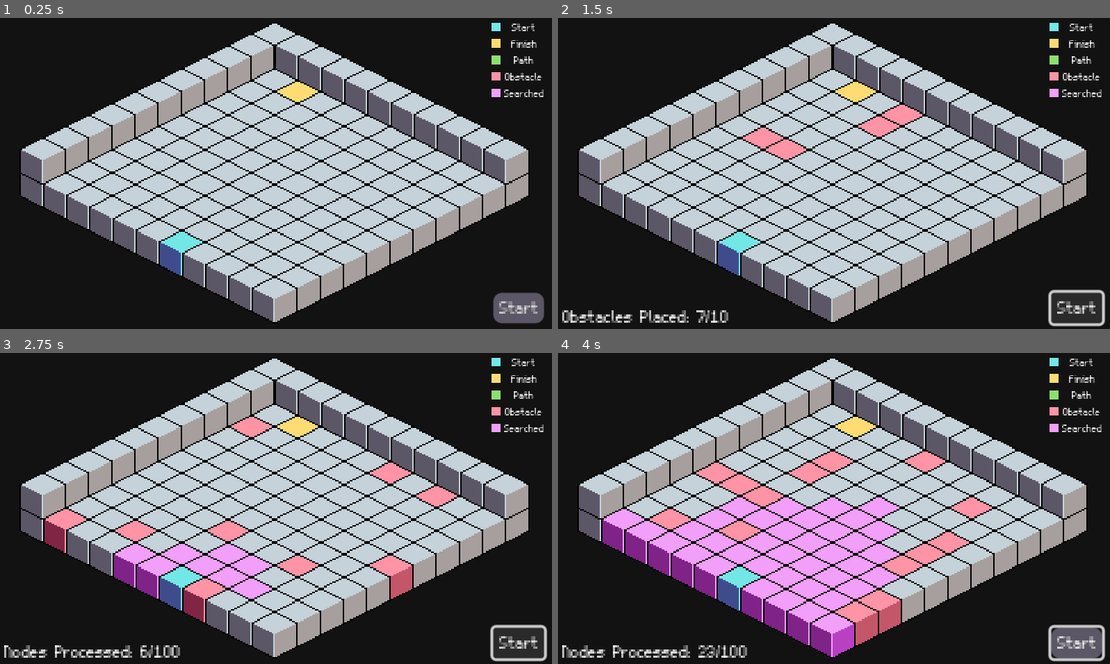
Above: before the commit, frames 1-4 (two rows, left to right).
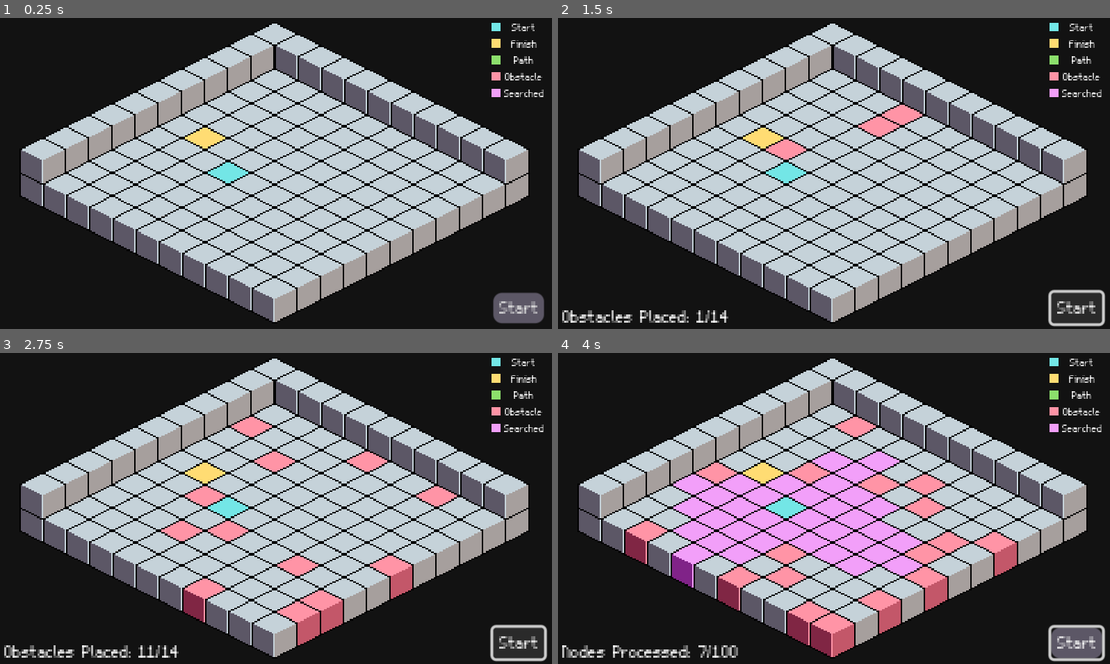
Above: after the commit, the same moments.

Repository: COMP359/Godot-Grassfire-Simulator
Game: Godot game, scene res://scenes/main.tscn
Same seed, same stepped clock (60 frames per second), same inputs: the game is played once before the commit and once after it.
Inputs (mouse positions are in pixels of both pictures, inside the frame that each line leads up to):
- Up to frame 1 (0.25 s): no input
- Up to frame 2 (1.5 s): click "Start" at 0.5 s; click "Start" at 1.25 s
- Up to frame 3 (2.75 s): click "Start" at 2 s
- Up to frame 4 (4 s): tap Enter at 2.75 s; move the mouse to (955, 492) at 2.77 s; hold Shift 2.78-3.5 s; click (955, 492) at 2.92 s; drag from (723, 524) to (806, 570) at 3.52 s

The runs differ from the first frame. In frame 1, 1.4% of the frame differs, in the area x 28-58%, y 20-83%; in frame 2, 1.5%; in frame 3, 8.1%; in frame 4, 16%, in the area x 8-84%, y 20-98%.

Commit message:
Cleaned up Grassfire Algo
Removed all the different direction conditionals and just put them into a list and added them to the current nodes cords

Diff:
--- a/scenes/main.gd
+++ b/scenes/main.gd
@@ -91,37 +91,19 @@
 	var totalNodes = grid_width * grid_height
 	var nodesProcessed = 0
 
+	var directions = [Vector2i(1, 0), Vector2i(0, -1), Vector2i(0, 1), Vector2i(-1, 0)]
+
 	while grassfire_search.size() > 0:
 		var current_node = grassfire_search.pop_front()
 		var next_current_value = grid[current_node.x][current_node.y] + 1
 
-		# DOWN TO RIGHT
-		if is_valid(current_node.x + 1, current_node.y):
-			grid[current_node.x + 1][current_node.y] = next_current_value
-			grassfire_search.push_back(Vector2i(current_node.x + 1, current_node.y))
-			tilemap.set_cell(0, Vector2i(current_node.x + 1, current_node.y), 0, search_cube)
-			add_to_set(Vector2i(current_node.x + 1, current_node.y))
-
-		#UP TO RIGHT
-		if is_valid(current_node.x, current_node.y - 1):
-			grid[current_node.x][current_node.y - 1] = next_current_value
-			grassfire_search.push_back(Vector2i(current_node.x, current_node.y - 1))
-			tilemap.set_cell(0, Vector2i(current_node.x, current_node.y - 1), 0, search_cube)
-			add_to_set(Vector2i(current_node.x, current_node.y - 1))
-
-		#DOWN TO LEFT
-		if is_valid(current_node.x, current_node.y + 1):
-			grid[current_node.x][current_node.y + 1] = next_current_value
-			grassfire_search.push_back(Vector2i(current_node.x, current_node.y + 1))
-			tilemap.set_cell(0, Vector2i(current_node.x, current_node.y + 1), 0, search_cube)
-			add_to_set(Vector2i(current_node.x, current_node.y + 1))
-
-		#UP TO LEFT
-		if is_valid(current_node.x - 1, current_node.y):
-			grid[current_node.x - 1][current_node.y] = next_current_value
-			grassfire_search.push_back(Vector2i(current_node.x - 1, current_node.y))
-			tilemap.set_cell(0, Vector2i(current_node.x - 1, current_node.y), 0, search_cube)
-			add_to_set(Vector2i(current_node.x - 1, current_node.y))
+		for direction in directions:
+			var new_node = current_node + direction
+			if is_valid(new_node.x, new_node.y):
+				grid[new_node.x][new_node.y] = next_current_value
+				grassfire_search.push_back(new_node)
+				tilemap.set_cell(0, new_node, 0, search_cube)
+				add_to_set(new_node)
 
 		await get_tree().create_timer(0.04).timeout
 		search_sound.play()
--- a/scenes/main.tscn
+++ b/scenes/main.tscn
@@ -62,8 +62,11 @@
 
 [node name="main" type="Node2D"]
 script = ExtResource("1_joo28")
-start_position_x = 5
+start_position_x = 3
+start_position_y = -4
 finish_position_x = 1
+finish_position_y = -5
+percentage_obstacles = 14.0
 
 [node name="tilemap" type="TileMap" parent="."]
 y_sort_enabled = true
